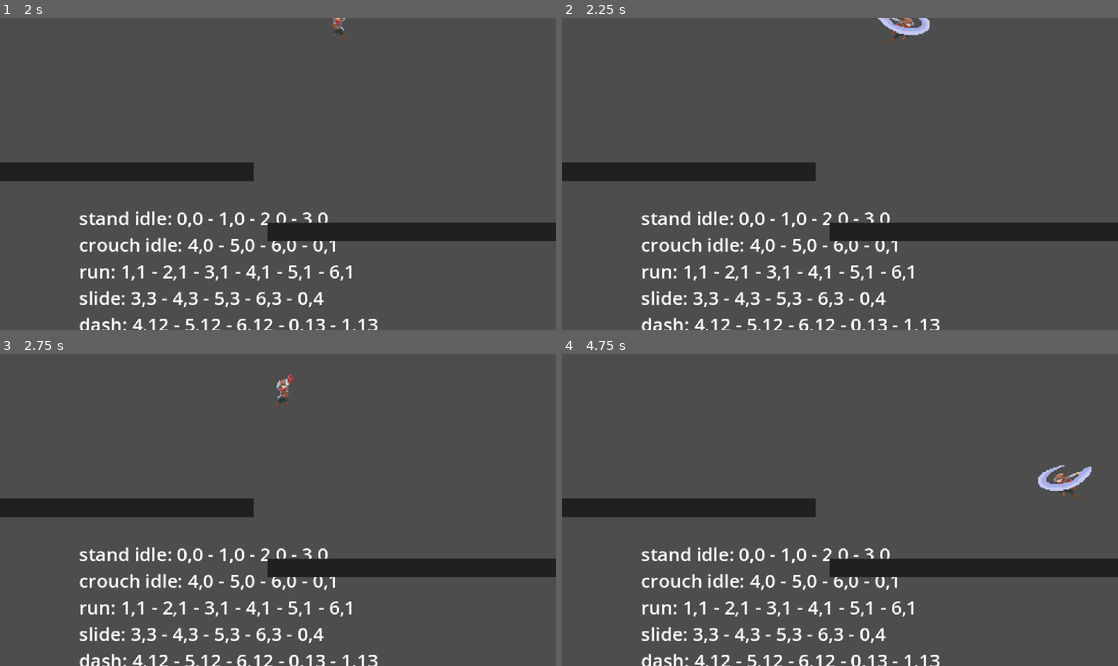
Above: before the commit, frames 1-4 (two rows, left to right).
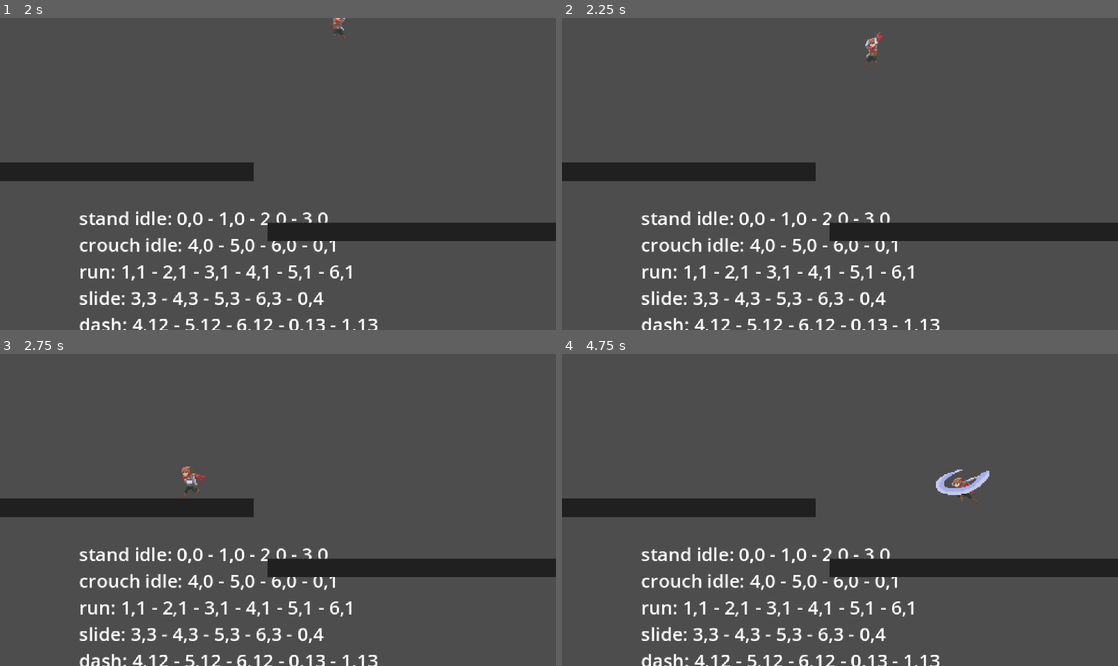
Above: after the commit, the same moments.

Repository: snowbillr/ninja-game
Game: Godot game, scene res://main.tscn
The game is run twice, just before and just after one commit, with the same random seed, the same clock (stepped at 60 frames per second) and the same inputs.
Inputs:
- Up to frame 1 (2 s): hold F (attack) 0.53-1.28 s; hold Right (move_right) from 0.53 s (still down); tap Space (jump) at 0.77, 0.8, 1.07, 1.35, 1.52, 1.82 s; tap F (attack) at 1.55 s
- Up to frame 2 (2.25 s): release Right (move_right) at 2.03 s; hold Left (move_left) from 2.03 s (still down); hold F (attack) from 2.03 s (still down)
- Up to frame 3 (2.75 s): keep holding Left (move_left); keep holding F (attack); tap Space (jump) at 2.3 s
- Up to frame 4 (4.75 s): release Left (move_left) at 2.78 s; release F (attack) at 2.78 s; hold Right (move_right) 2.78-4.28 s; tap Shift (dash) at 2.85 s; tap Space (jump) at 3.02, 3.32, 3.77, 3.8, 4.07, 4.35, 4.52 s; tap F (attack) at 3.05, 4.55 s; hold F (attack) 3.53-4.28 s; hold Left (move_left) from 4.28 s (still down)

Frame 1 is identical in both runs. In frame 2, 0.5% of the frame differs, in the area x 54-67%, y 0-16%; in frame 3, 0.3%; in frame 4, 0.9%, in the area x 67-96%, y 35-49%.

Commit message:
attack cooldown

Diff:
--- a/scenes/player/player.tscn
+++ b/scenes/player/player.tscn
@@ -411,6 +411,10 @@
 attack_starter = ExtResource("8_ugbui")
 metadata/_custom_type_script = "uid://d3bokcxy5twsd"
 
+[node name="AttackCooldownTimer" type="Timer" parent="GSM/air"]
+wait_time = 0.3
+one_shot = true
+
 [node name="BigJumpTimer" type="Timer" parent="GSM/air"]
 wait_time = 0.05
 one_shot = true
@@ -420,6 +424,10 @@
 attack_starter = ExtResource("9_myrg7")
 metadata/_custom_type_script = "uid://d3bokcxy5twsd"
 
+[node name="AttackCooldownTimer" type="Timer" parent="GSM/ground"]
+wait_time = 0.3
+one_shot = true
+
 [node name="attack" type="Node" parent="GSM"]
 script = ExtResource("15_fcs02")
 metadata/_custom_type_script = "uid://d3bokcxy5twsd"
--- a/scenes/player/states/air.gd
+++ b/scenes/player/states/air.gd
@@ -1,7 +1,9 @@
 extends PlayerState
 
+@export var attack_starter: ComboAttack = null
+
 @onready var big_jump_timer: Timer = $BigJumpTimer
-@export var attack_starter: ComboAttack = null
+@onready var attack_cooldown_timer: Timer = $AttackCooldownTimer
 
 var do_jump := false
 var did_short_jump = false
@@ -10,6 +12,9 @@
 	super ()
 	big_jump_timer.timeout.connect(self._do_big_jump)
 
+# _args
+#   do_jump: bool
+#   start_attack_cooldown: bool
 func _enter(args: Dictionary) -> void:
 	super (args)
 	do_jump = args.get("do_jump", false)
@@ -19,8 +24,12 @@
 		if not self.player.is_on_floor():
 			player.air_movement_charges.consume_jump()
 
+	if args.get("start_attack_cooldown", false):
+		self.attack_cooldown_timer.start()
+
 func _exit() -> void:
-	big_jump_timer.stop()
+	self.big_jump_timer.stop()
+	self.attack_cooldown_timer.stop()
 
 func _unhandled_input(event: InputEvent) -> void:
 	if event.is_action_released("jump"):
@@ -31,7 +40,7 @@
 	elif event.is_action_pressed("dash"):
 		if self.player.air_movement_charges.can_dash():
 			self.gsm.transition("dash")
-	elif event.is_action_pressed("attack"):
+	elif event.is_action_pressed("attack") && self.attack_cooldown_timer.is_stopped():
 		if Input.is_action_pressed("down"):
 			self.gsm.transition("attack", { "combo_attack": attack_starter.next_down_attack })
 		else:
--- a/scenes/player/states/attack.gd
+++ b/scenes/player/states/attack.gd
@@ -43,4 +43,4 @@
 		self.gsm.transition(self.name, {"combo_attack": next_attack})
 	else:
 		var target_state = "ground" if self.player.is_on_floor() else "air"
-		self.gsm.transition(target_state)
+		self.gsm.transition(target_state, { "start_attack_cooldown": true })
--- a/scenes/player/states/ground.gd
+++ b/scenes/player/states/ground.gd
@@ -2,10 +2,20 @@
 
 @export var attack_starter: ComboAttack = null
 
-func _enter(_args: Dictionary) -> void:
-	super (_args)
+@onready var attack_cooldown_timer: Timer = $AttackCooldownTimer
+
+# _args
+#   start_attack_cooldown: bool
+func _enter(args: Dictionary) -> void:
+	super (args)
 	self.player.velocity.y = 0
 	self.player.air_movement_charges.reset()
+
+	if args.get("start_attack_cooldown", false):
+		attack_cooldown_timer.start()
+
+func _exit():
+	self.attack_cooldown_timer.stop()
 
 func _process(_delta: float) -> void:
 	var x_input = Input.get_axis("move_left", "move_right")
@@ -28,7 +38,7 @@
 		self.gsm.transition("air", {"do_jump": true})
 	elif event.is_action_pressed("dash"):
 		self.gsm.transition("dash")
-	elif event.is_action_pressed("attack"):
+	elif event.is_action_pressed("attack") && self.attack_cooldown_timer.is_stopped():
 		if Input.is_action_pressed("up"):
 			self.gsm.transition("attack", { "combo_attack": attack_starter.next_up_attack })
 		else:
